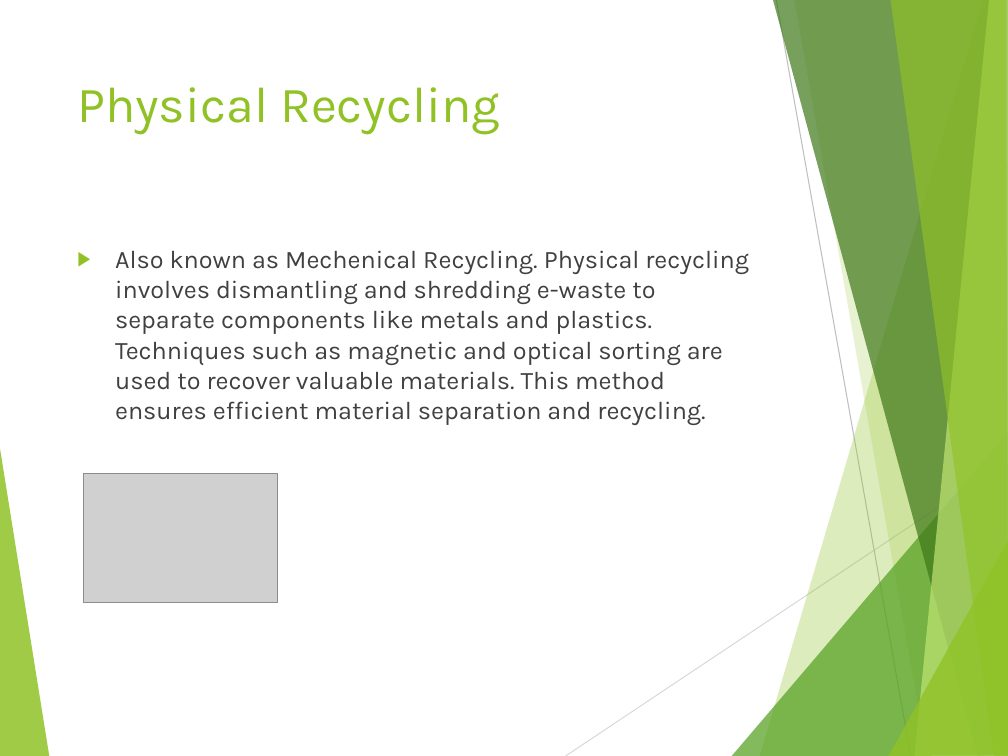
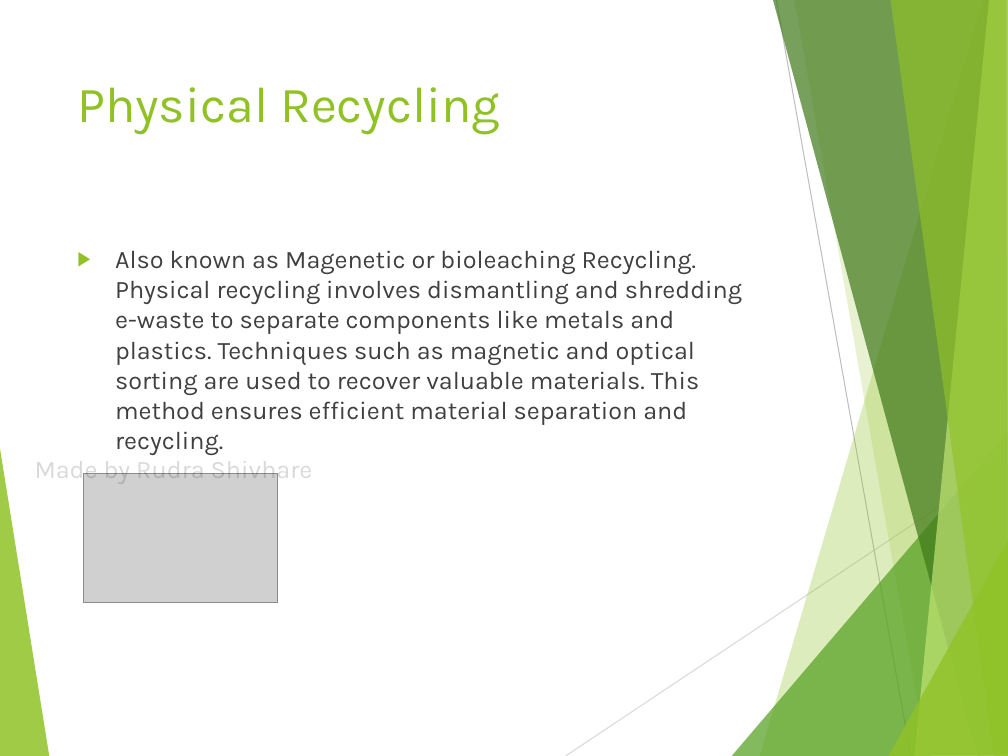
Before and after one commit to Rudra2701/RND-PPT, a slide deck: slide 5 of e-waste.pptx. Drawn at 1008x756 pixels with LibreOffice and Linux fonts; fonts in the diff are those of the drawing; grey boxes stand for pictures. Boxes give left, top, right and bottom in pixels: in the first picture for what was removed or moved away, otherwise in the second. Text is boxed around its words. In the diff, an @@ line names an element or a change of style, - is before the commit and + after.

Commit message:
ver 1.2

```diff
--- a/e-waste.pptx
+++ b/e-waste.pptx
@@ text at (115, 250, 742, 455): text changed @@
-▶ Also known as Mechenical Recycling. Physical recycling involves dismantling and shredding e-waste to separate components like metals and plastics. Techniques such as magnetic and optical sorting are used to recover valuable materials. This method ensures efficient material separation and recycling.
+▶ Also known as Magenetic or bioleaching Recycling. Physical recycling involves dismantling and shredding e-waste to separate components like metals and plastics. Techniques such as magnetic and optical sorting are used to recover valuable materials. This method ensures efficient material separation and recycling.
@@ text added at (35, 473, 313, 485), 18 pt, text #000000 at 14% opacity @@
+Made by Rudra Shivhare
```
Also in this commit, not shown: 2 other slides changed.
